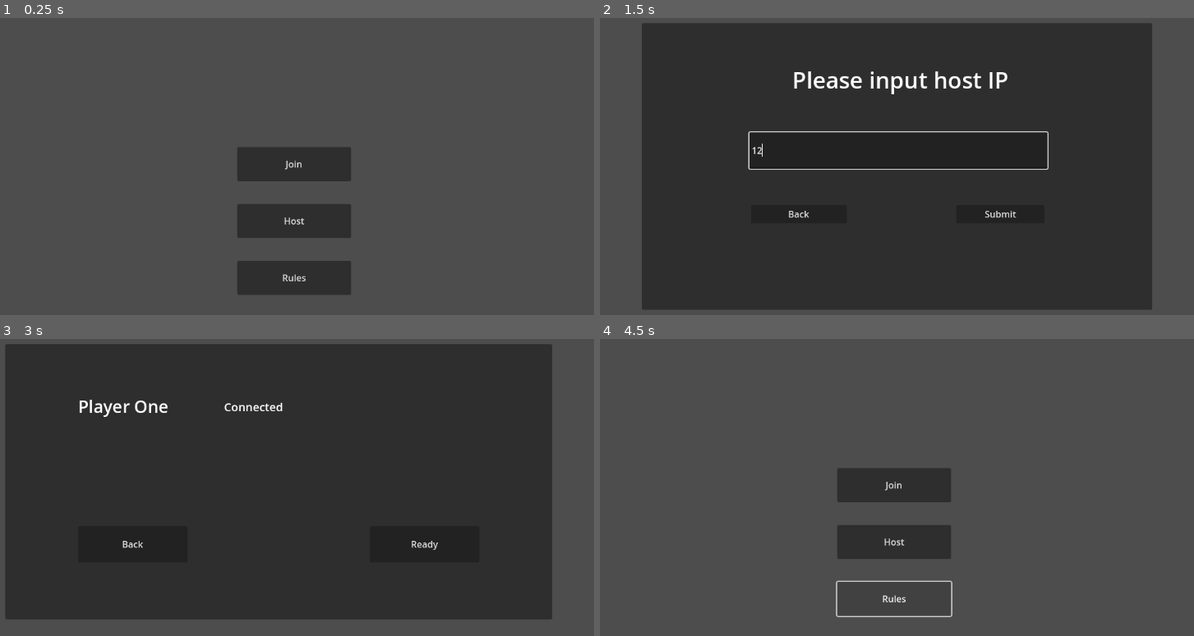
Above: before the commit, frames 1-4 (two rows, left to right).
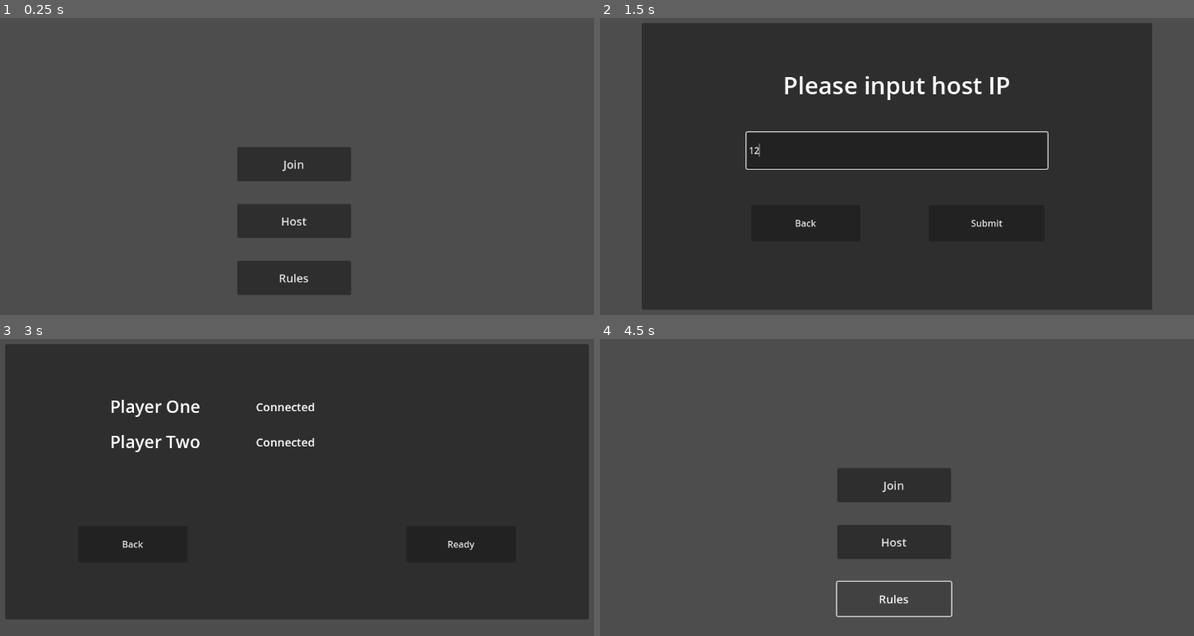
Above: after the commit, the same moments.

Repository: TechenPro/HackUSU2024-Game
Game: Godot game, scene res://MainMenu/MainMenu.tscn
The game is run twice, just before and just after one commit, with the same random seed, the same clock (stepped at 60 frames per second) and the same inputs.
Inputs (mouse positions are in pixels of both pictures, inside the frame that each line leads up to):
- Up to frame 1 (0.25 s): no input
- Up to frame 2 (1.5 s): click "Join" at 0.5 s; click (897, 151) at 1.27 s; type "12" at 1.35 s
- Up to frame 3 (3 s): click "Back" at 2 s; click "Host" at 2.75 s
- Up to frame 4 (4.5 s): click "Back" at 3.5 s; click "Rules" at 4.25 s

The runs differ from the first frame. In frame 1, 0.2% of the frame differs, in the area x 47-52%, y 47-90%; in frame 2, 1.7%; in frame 3, 6.9%, in the area x 13-100%, y 1-95%; in frame 4, 0.2%.

Commit message:
Minor  visual update so menus are no longer assymetrical

Diff:
--- a/MainMenu/JoinMenu.tscn
+++ b/MainMenu/JoinMenu.tscn
@@ -20,32 +20,33 @@
 
 [node name="Label" type="Label" parent="JoinControl"]
 layout_mode = 0
-offset_left = 392.0
-offset_top = 136.0
-offset_right = 769.0
-offset_bottom = 197.0
-theme_override_font_sizes/font_size = 40
+offset_left = 320.0
+offset_top = 144.0
+offset_right = 832.0
+offset_bottom = 205.0
+theme_override_font_sizes/font_size = 42
 text = "Please input host IP"
+horizontal_alignment = 1
 
 [node name="BackButton" type="Button" parent="JoinControl"]
 layout_mode = 0
 offset_left = 320.0
 offset_top = 384.0
-offset_right = 488.0
-offset_bottom = 416.0
+offset_right = 512.0
+offset_bottom = 448.0
 text = "Back"
 
 [node name="SubmitButton" type="Button" parent="JoinControl"]
 layout_mode = 0
-offset_left = 680.0
+offset_left = 632.0
 offset_top = 384.0
 offset_right = 835.0
-offset_bottom = 416.0
+offset_bottom = 448.0
 text = "Submit"
 
 [node name="AddressInput" type="LineEdit" parent="JoinControl"]
 layout_mode = 0
-offset_left = 317.0
+offset_left = 312.0
 offset_top = 256.0
 offset_right = 840.0
 offset_bottom = 320.0
--- a/MainMenu/Lobby.tscn
+++ b/MainMenu/Lobby.tscn
@@ -15,14 +15,14 @@
 layout_mode = 0
 offset_left = 64.0
 offset_top = 64.0
-offset_right = 1024.0
+offset_right = 1088.0
 offset_bottom = 548.0
 
 [node name="PlayerOneStatus" type="Label" parent="LobbyControl/LobbyBoard"]
 layout_mode = 0
-offset_left = 128.0
+offset_left = 184.0
 offset_top = 88.0
-offset_right = 848.0
+offset_right = 904.0
 offset_bottom = 130.0
 theme_override_font_sizes/font_size = 30
 text = "Player One"
@@ -44,11 +44,37 @@
 offset_bottom = 36.0
 theme_override_font_sizes/font_size = 20
 
+[node name="PlayerTwoStatus" type="Label" parent="LobbyControl/LobbyBoard"]
+layout_mode = 0
+offset_left = 184.0
+offset_top = 150.0
+offset_right = 904.0
+offset_bottom = 192.0
+theme_override_font_sizes/font_size = 30
+text = "Player Two"
+
+[node name="PlayerTwoConnected" type="Label" parent="LobbyControl/LobbyBoard/PlayerTwoStatus"]
+layout_mode = 0
+offset_left = 256.0
+offset_top = 8.0
+offset_right = 394.0
+offset_bottom = 36.0
+theme_override_font_sizes/font_size = 20
+text = "Connected"
+
+[node name="PlayerOneReady" type="Label" parent="LobbyControl/LobbyBoard/PlayerTwoStatus"]
+layout_mode = 0
+offset_left = 576.0
+offset_top = 8.0
+offset_right = 694.0
+offset_bottom = 36.0
+theme_override_font_sizes/font_size = 20
+
 [node name="ReadyButton" type="Button" parent="LobbyControl"]
 layout_mode = 0
-offset_left = 704.0
+offset_left = 768.0
 offset_top = 384.0
-offset_right = 896.0
+offset_right = 960.0
 offset_bottom = 448.0
 text = "Ready"
 
--- a/MainMenu/MainMenu.tscn
+++ b/MainMenu/MainMenu.tscn
@@ -17,6 +17,7 @@
 offset_top = 282.0
 offset_right = 671.0
 offset_bottom = 342.0
+theme_override_font_sizes/font_size = 20
 text = "Join"
 
 [node name="HostButton" type="Button" parent="Control"]
@@ -25,6 +26,7 @@
 offset_top = 382.0
 offset_right = 671.0
 offset_bottom = 442.0
+theme_override_font_sizes/font_size = 20
 text = "Host"
 
 [node name="RulesButton" type="Button" parent="Control"]
@@ -33,4 +35,5 @@
 offset_top = 482.0
 offset_right = 671.0
 offset_bottom = 542.0
+theme_override_font_sizes/font_size = 20
 text = "Rules"
